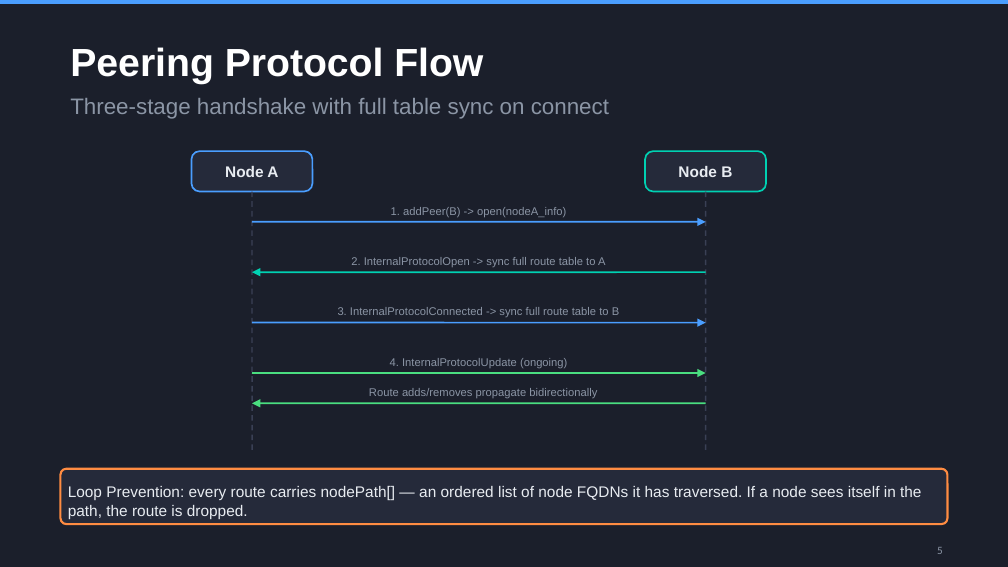
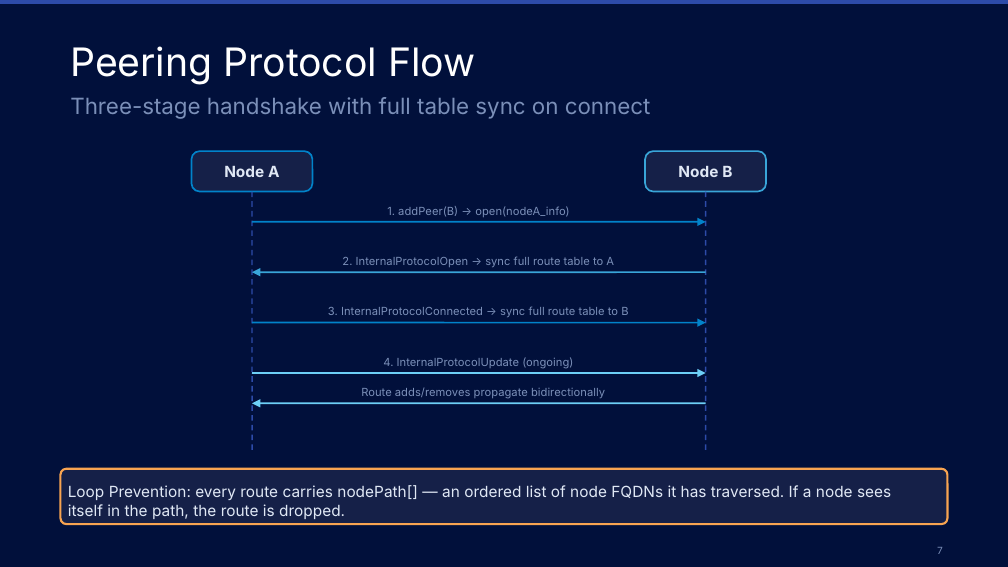
Before and after one commit to orbisoperations/catalyst-router, a slide deck: slide 7 of docker-compose/catalyst-router-deck.pptx (slide 5 before the commit). Drawn at 1008x567 pixels with LibreOffice and Linux fonts; fonts in the diff are those of the drawing. Boxes give left, top, right and bottom in pixels: in the first picture for what was removed or moved away, otherwise in the second. Text is boxed around its words. In the diff, an @@ line names an element or a change of style, - is before the commit and + after.

```diff
--- a/docker-compose/catalyst-router-deck.pptx
+++ b/docker-compose/catalyst-router-deck.pptx
@@ background #1B1F2B to #01103B @@
@@ rectangle at (0,0,1008,4): fill #4A9EFF to #2D4BA9 @@
@@ text "Peering Protocol Flow" at (70,46,475,84): font Arial to Inter, bold off @@
@@ rounded rectangle "Node A" at (192,151,312,192): font Arial to Inter, text colour #E8ECF1 to #E0E8F5; fill #252A3A to #152048; outline #4A9EFF 1.2 pt to #0183CA 1.2 pt @@
@@ rounded rectangle "Node B" at (645,151,766,192): font Arial to Inter, text colour #E8ECF1 to #E0E8F5; fill #252A3A to #152048; outline #00D1B2 1.2 pt to #39A5D8 1.2 pt @@
@@ line (252, 192) - (252, 454): stroke #3A4055 1 pt dashed to #2D4BA9 1 pt dashed @@
@@ line (706, 192) - (706, 454): stroke #3A4055 1 pt dashed to #2D4BA9 1 pt dashed @@
@@ arrow (252, 222) - (706, 222): stroke #4A9EFF 1.2 pt to #0183CA 1.2 pt @@
@@ arrow (706, 272) - (252, 272): stroke #00D1B2 1.2 pt to #39A5D8 1.2 pt @@
@@ arrow (252, 323) - (706, 323): stroke #4A9EFF 1.2 pt to #0183CA 1.2 pt @@
@@ font Arial to Inter, text colour #8B95A5 to #7B8FB8 in 6 elements at (70,97,651,119), (387,206,569,217), (342,256,614,267), (328,306,628,317), (383,357,573,369), (361,388,605,399) @@
@@ arrow (252, 373) - (706, 373): stroke #4ADE80 1.2 pt to #6DCFF6 1.2 pt @@
@@ arrow (706, 403) - (252, 403): stroke #4ADE80 1.2 pt to #6DCFF6 1.2 pt @@
@@ rounded rectangle "Loop Prevention: every route carries ..." at (60,469,948,524): font Arial to Inter, text colour #E8ECF1 to #E0E8F5; fill #252A3A to #152048; outline #FF8C42 1.5 pt to #F8A451 1.5 pt @@
@@ page number at (937,547,943,554): text changed; text colour #8B95A5 to #7B8FB8 @@
-5
+7
```
Also in this commit, not shown: 15 other slides changed, 2 slides added, 1 other file.
